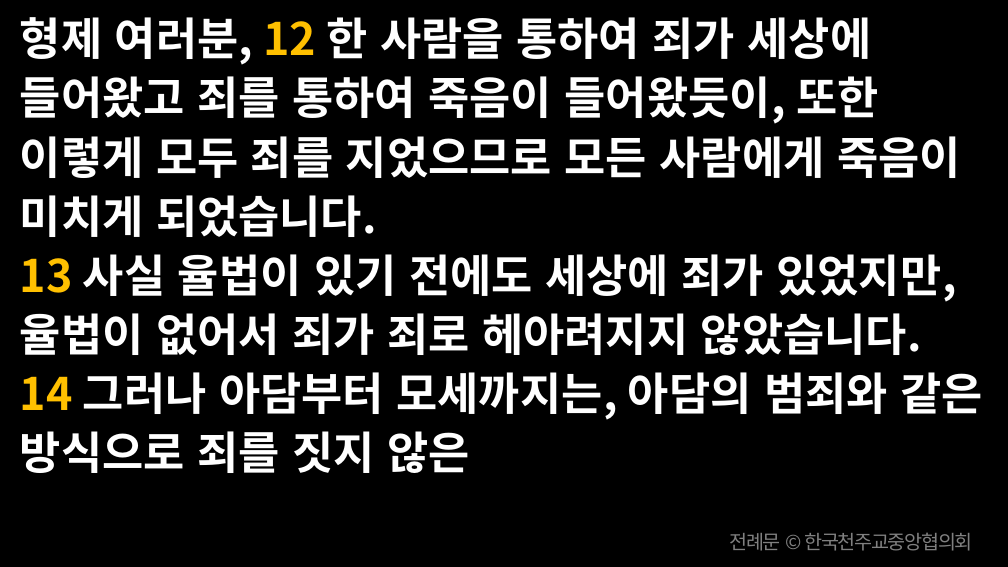
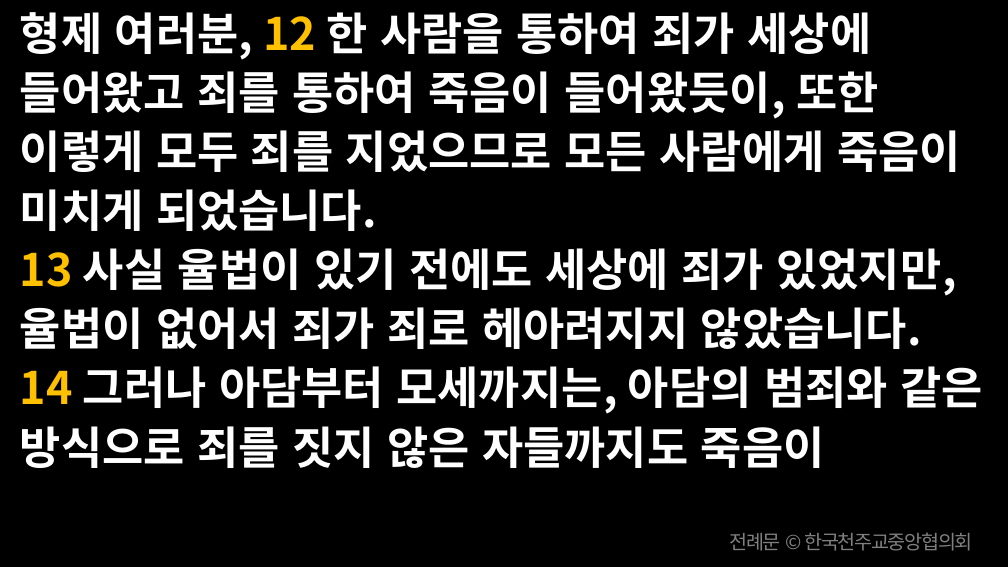
Before and after one commit to scottpark/missa_ppt, a slide deck: slide 59 of 20260621/20260621_연중 제12주일.pptx. Drawn at 1008x567 pixels with LibreOffice and Linux fonts; fonts in the diff are those of the drawing. Boxes give left, top, right and bottom in pixels: in the first picture for what was removed or moved away, otherwise in the second. Text is boxed around its words. In the diff, an @@ line names an element or a change of style, - is before the commit and + after.

```diff
--- a/20260621/20260621_연중 제12주일.pptx
+++ b/20260621/20260621_연중 제12주일.pptx
@@ text at [20, 366, 982, 468]: text changed @@
-14 그러나 아담부터 모세까지는, 아담의 범죄와 같은 방식으로 죄를 짓지 않은
+14 그러나 아담부터 모세까지는, 아담의 범죄와 같은 방식으로 죄를 짓지 않은 자들까지도 죽음이
```
Also in this commit, not shown: 26 other slides changed, 1 slide removed, 12 other files.
